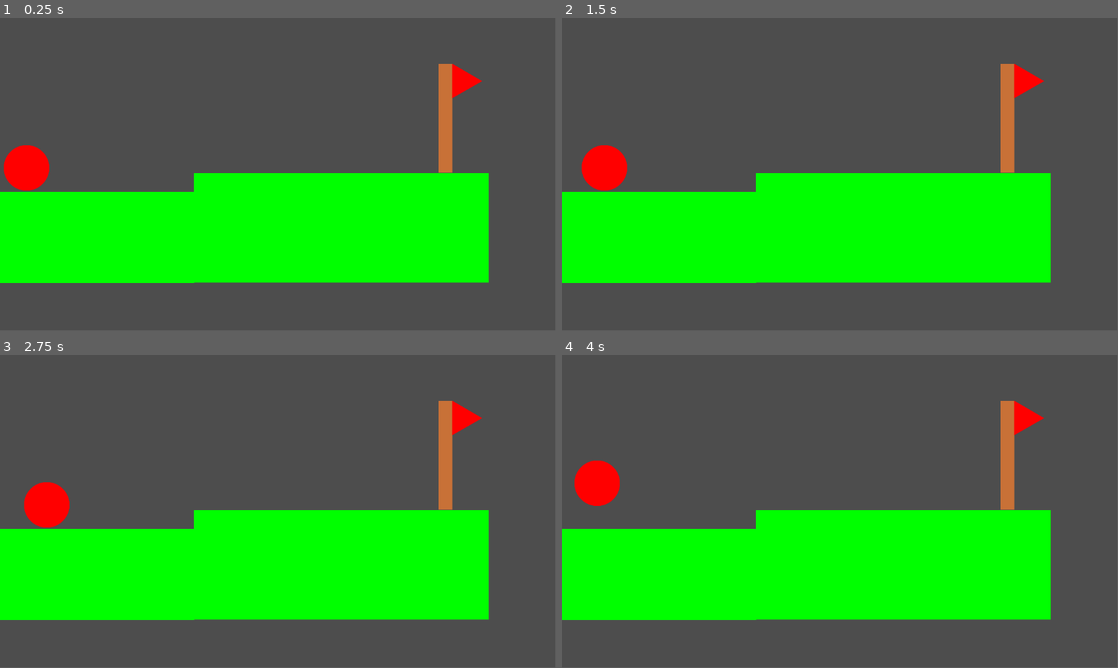
Above: before the commit, frames 1-4 (two rows, left to right).
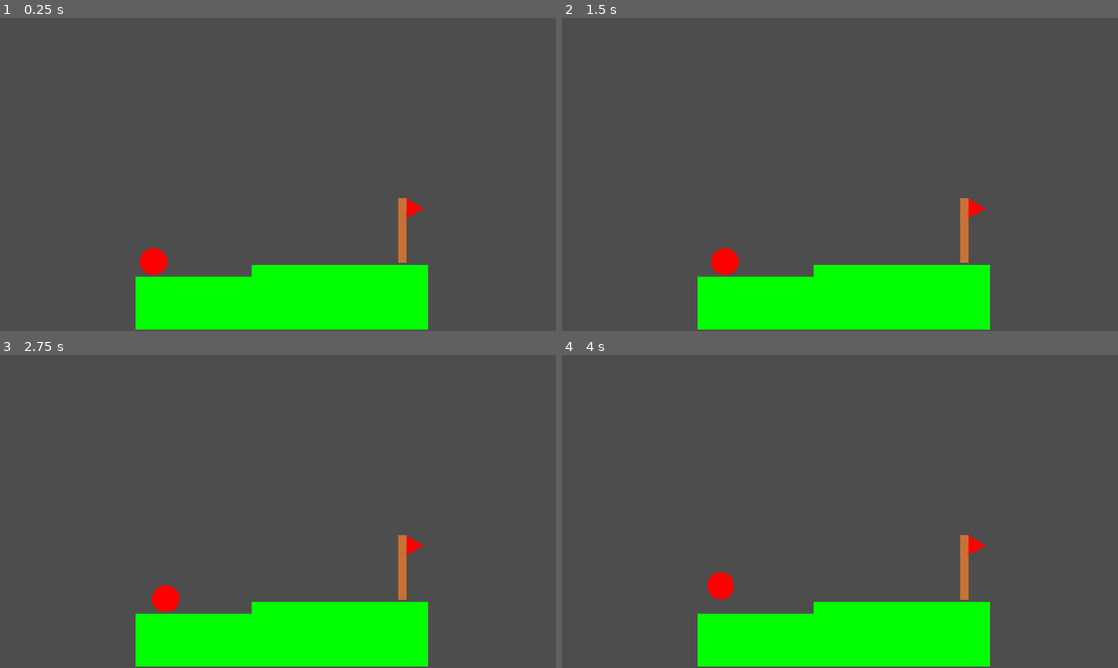
Above: after the commit, the same moments.

Repository: Geronimo6783/Juego-Bola
Game: Godot game, scene res://main/main.tscn
The game is run twice, just before and just after one commit, with the same random seed, the same clock (stepped at 60 frames per second) and the same inputs.
Inputs:
- Up to frame 1 (0.25 s): no input
- Up to frame 2 (1.5 s): tap Enter at 0.5 s; hold Right (derecha) 0.53-1.28 s; hold Left (izquierda) from 1.28 s (still down)
- Up to frame 3 (2.75 s): release Left (izquierda) at 2.03 s; hold Right (derecha) from 2.03 s (still down)
- Up to frame 4 (4 s): release Right (derecha) at 2.78 s; hold Space (arriba) 2.78-3.53 s; hold Left (izquierda) from 3.53 s (still down)
In our replay, the window is 799x449 before the commit and 800x450 after it. These sizes can differ from the game's own. Grey fills any space a smaller window leaves; there, only what the larger window draws over its background counts as a difference.

The runs differ from the first frame. In frame 1, 37% of the frame differs, in the area x 0-88%, y 14-100%; in frame 2, 37%; in frame 3, 37%; in frame 4, 37%.

Commit message:
Cambio en las físicas.

Diff:
--- a/juego-bola/bola/bola.gd
+++ b/juego-bola/bola/bola.gd
@@ -1,4 +1,4 @@
-extends Area2D
+extends RigidBody2D
 
 ## Función que se procesa por cada fotograma.
 func _process(delta: float):
--- a/juego-bola/bola/bola.tscn
+++ b/juego-bola/bola/bola.tscn
@@ -1,17 +1,26 @@
-[gd_scene load_steps=4 format=3 uid="uid://cpi08slsdxcp"]
+[gd_scene load_steps=5 format=3 uid="uid://cpi08slsdxcp"]
 
 [ext_resource type="Texture2D" uid="uid://cyuatrado001q" path="res://bola/bola.svg" id="1_kbkrr"]
 [ext_resource type="Script" uid="uid://tkvy403a8a70" path="res://bola/bola.gd" id="1_nik13"]
 
+[sub_resource type="PhysicsMaterial" id="PhysicsMaterial_nik13"]
+rough = true
+
 [sub_resource type="CircleShape2D" id="CircleShape2D_nik13"]
 radius = 48.0937
 
-[node name="Bola" type="Area2D"]
+[node name="Bola" type="RigidBody2D"]
+physics_material_override = SubResource("PhysicsMaterial_nik13")
 script = ExtResource("1_nik13")
 
-[node name="Textura" type="Sprite2D" parent="."]
+[node name="Colision" type="CollisionShape2D" parent="."]
+shape = SubResource("CircleShape2D_nik13")
+
+[node name="Area" type="Area2D" parent="."]
+
+[node name="Textura" type="Sprite2D" parent="Area"]
 scale = Vector2(0.25, 0.25)
 texture = ExtResource("1_kbkrr")
 
-[node name="Colision" type="CollisionShape2D" parent="."]
+[node name="Colision" type="CollisionShape2D" parent="Area"]
 shape = SubResource("CircleShape2D_nik13")
--- a/juego-bola/main/main.gd
+++ b/juego-bola/main/main.gd
@@ -3,3 +3,4 @@
 ## Función llamada cuando la bandera es tocada por otro elemento.
 func _on_bandera_tocado():
 	$CanvasLayer.mostrar()
+	$Bola.hide()
--- a/juego-bola/main/main.tscn
+++ b/juego-bola/main/main.tscn
@@ -10,13 +10,13 @@
 script = ExtResource("1_3wy1v")
 
 [node name="Terreno" parent="." instance=ExtResource("1_xwkvk")]
-position = Vector2(507, 436)
+position = Vector2(972, 963)
 
 [node name="Bola" parent="." instance=ExtResource("2_c651c")]
-position = Vector2(55, 311)
+position = Vector2(529, 827)
 
 [node name="Bandera" parent="." instance=ExtResource("3_3wy1v")]
-position = Vector2(955, 208)
+position = Vector2(1417, 733)
 
 [node name="CanvasLayer" parent="." instance=ExtResource("5_kfbq2")]
 
--- a/juego-bola/meta/bandera.tscn
+++ b/juego-bola/meta/bandera.tscn
@@ -17,3 +17,4 @@
 shape = SubResource("RectangleShape2D_l7ejc")
 
 [connection signal="area_entered" from="." to="." method="_on_area_entered"]
+[connection signal="body_entered" from="." to="." method="_on_body_entered"]
--- a/juego-bola/project.godot
+++ b/juego-bola/project.godot
@@ -14,6 +14,13 @@
 run/main_scene="uid://cxljl0j6jdhbj"
 config/features=PackedStringArray("4.4", "Forward Plus")
 config/icon="res://icon.svg"
+
+[display]
+
+window/size/viewport_width=1920
+window/size/viewport_height=1080
+window/size/mode=2
+window/stretch/mode="canvas_items"
 
 [input]
 
--- a/juego-bola/terreno/terreno.tscn
+++ b/juego-bola/terreno/terreno.tscn
@@ -1,6 +1,9 @@
-[gd_scene load_steps=4 format=3 uid="uid://c34gk3mrf3uww"]
+[gd_scene load_steps=5 format=3 uid="uid://c34gk3mrf3uww"]
 
 [ext_resource type="Texture2D" uid="uid://dce5lddfcl1mg" path="res://terreno/terreno.svg" id="1_tot3y"]
+
+[sub_resource type="PhysicsMaterial" id="PhysicsMaterial_o3i2r"]
+rough = true
 
 [sub_resource type="RectangleShape2D" id="RectangleShape2D_otlm6"]
 size = Vector2(401, 188)
@@ -8,7 +11,8 @@
 [sub_resource type="RectangleShape2D" id="RectangleShape2D_hs4am"]
 size = Vector2(612, 227)
 
-[node name="Terreno" type="Area2D"]
+[node name="Terreno" type="StaticBody2D"]
+physics_material_override = SubResource("PhysicsMaterial_o3i2r")
 
 [node name="Textura" type="Sprite2D" parent="."]
 texture = ExtResource("1_tot3y")
